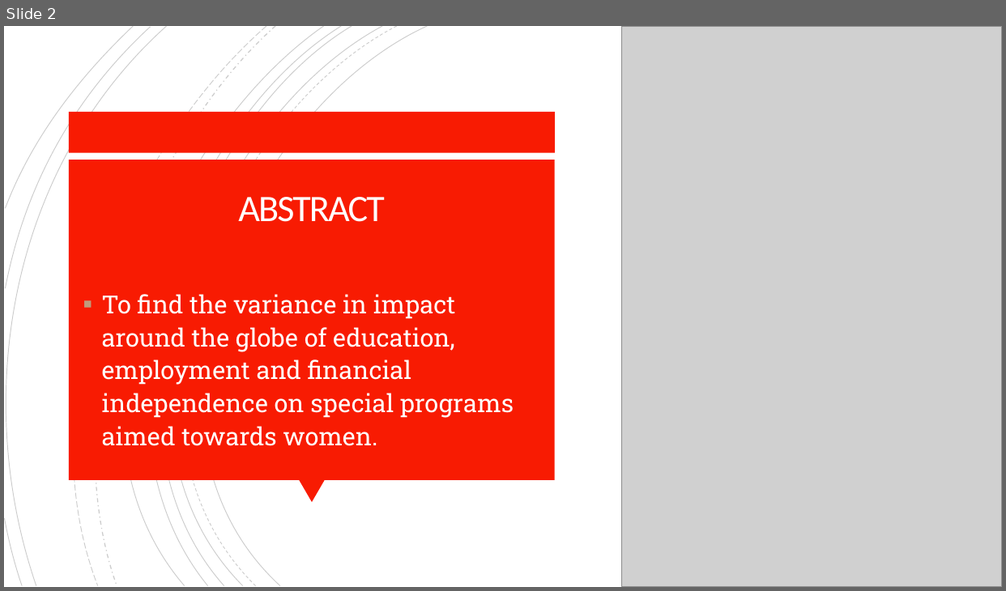
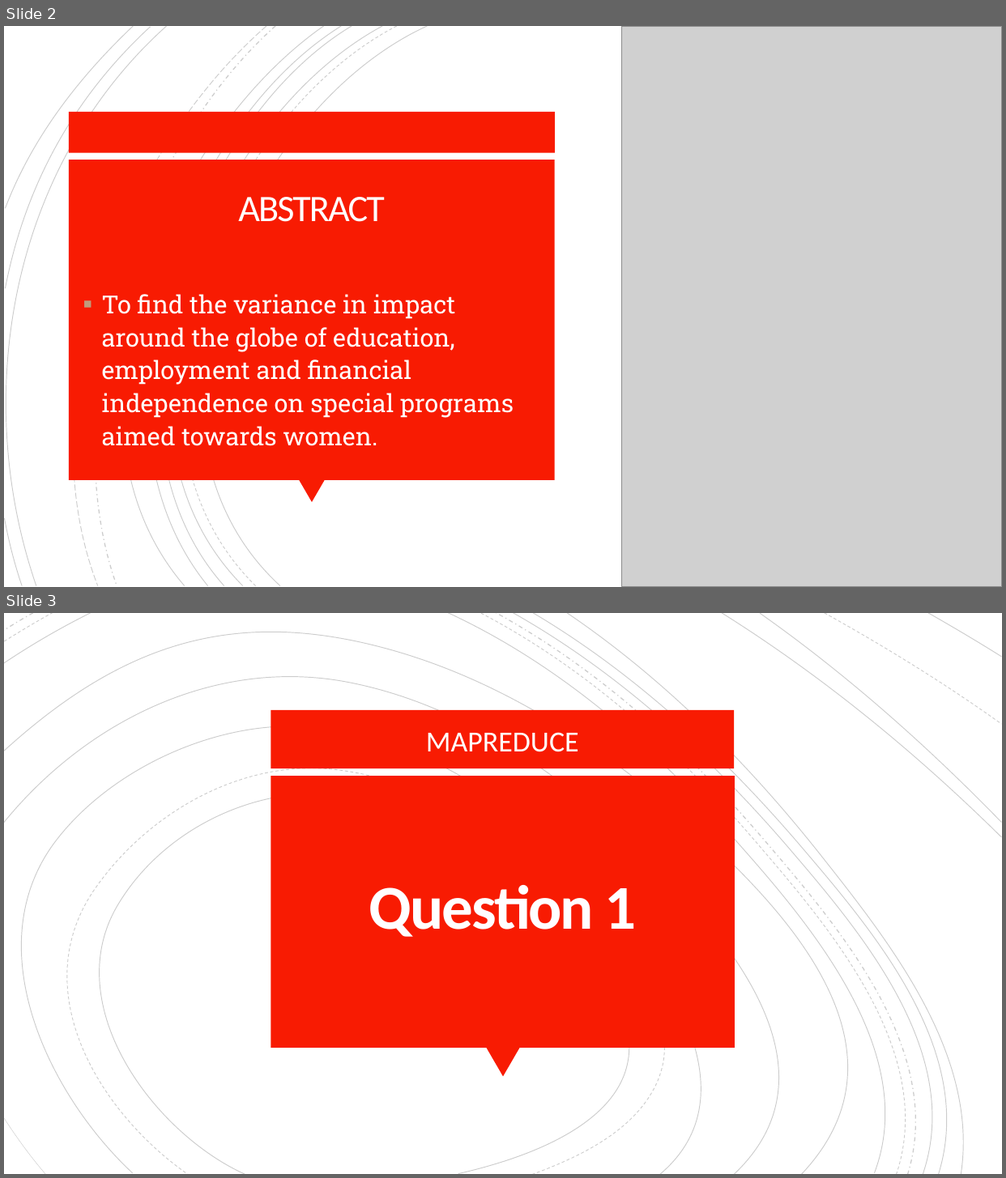
Before and after one commit to cordellsl/Project2, a slide deck: Project 2 Presentation.pptx. Shown one above the other, each under a label of ours: slide 2 before the commit, slides 2 and 3 after it. The pictures are 1006x591 and 1006x1178 pixels, drawn with LibreOffice and Linux fonts; fonts in the diff are those of the drawing; grey boxes stand for pictures. Boxes give left, top, right and bottom in pixels: in the first picture for what was removed or moved away, otherwise in the second. Text is boxed around its words. In the diff, an @@ line names an element or a change of style, - is before the commit and + after.

```diff
--- a/Project 2 Presentation.pptx
+++ b/Project 2 Presentation.pptx
@@ slide 3 added at bbox=[4, 613, 1002, 1174], background #FFFFFF @@
@@ group added at bbox=[4, 613, 1002, 1174]: 19 freeform shapes @@
@@ rectangle added at bbox=[270, 710, 734, 769], fill #F81B02 @@
@@ text added at bbox=[426, 732, 579, 752], 28 pt, text #FFFFFF @@
+MAPREDUCE
@@ rectangle added at bbox=[270, 776, 735, 1048], fill #F81B02 @@
@@ title added at bbox=[368, 885, 636, 937], 60 pt, text #FFFEFF, bold @@
+Question 1
@@ triangle added at bbox=[486, 1048, 520, 1076], fill #F81B02 @@
```
Also in this commit, not shown: 14 slides changed, 6 other slides added.
